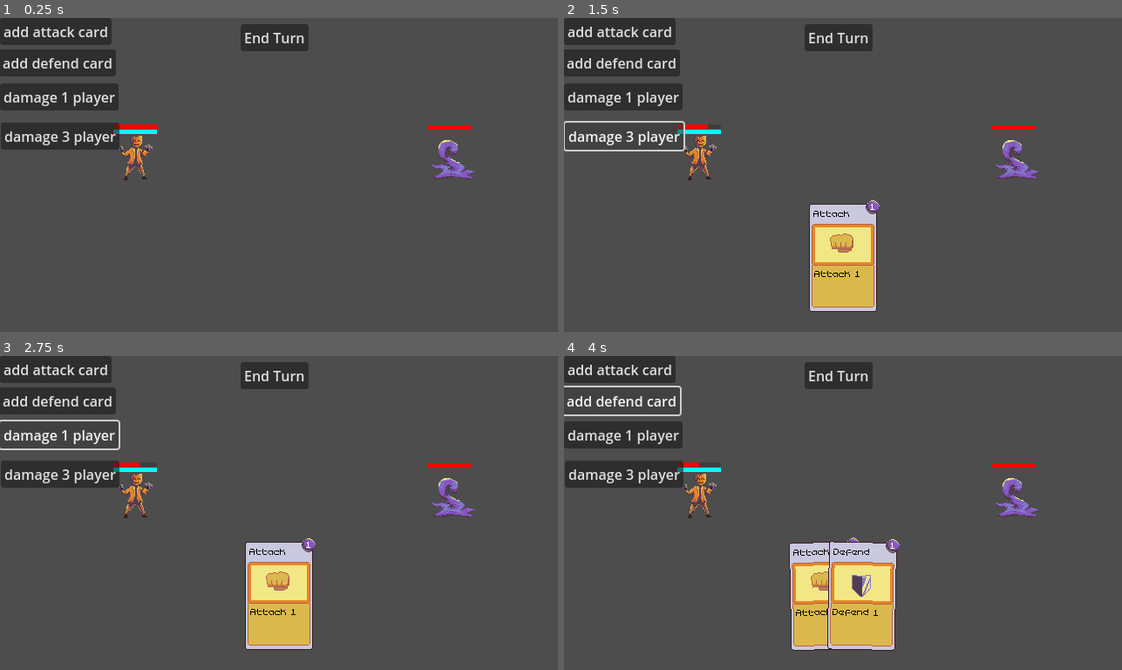
Above: before the commit, frames 1-4 (two rows, left to right).
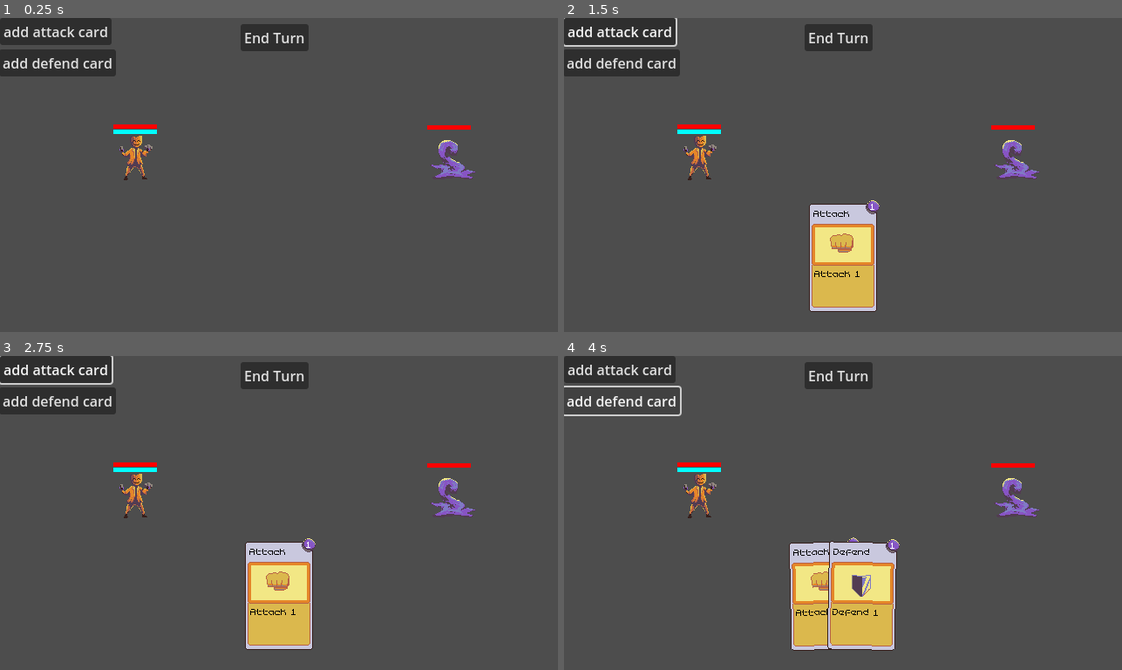
Above: after the commit, the same moments.

Repository: Webbly25/Card-Tutorial
Game: Godot game, scene res://scenes/main.tscn
Two runs of this game, one before a commit and one after it. Both use one fixed random seed, a clock stepped at 60 frames per second and the inputs below.
Inputs (mouse positions are in pixels of both pictures, inside the frame that each line leads up to):
- Up to frame 1 (0.25 s): no input
- Up to frame 2 (1.5 s): click "add attack card" at 0.5 s; click (625, 137) at 1.25 s, where only the run before the commit has a clickable "damage 3 player"
- Up to frame 3 (2.75 s): click (61, 434) at 2 s, where only the run before the commit has a clickable "damage 1 player"
- Up to frame 4 (4 s): click (625, 434) at 2.75 s, where only the run before the commit has a clickable "damage 1 player"; click "add defend card" at 3.5 s

The runs differ from the first frame. In frame 1, 3.5% of the frame differs, in the area x 0-22%, y 20-42%; in frame 2, 2.5%; in frame 3, 2.5%; in frame 4, 3.6%, in the area x 0-29%, y 20-42%.

Commit message:
feat: remove debug code

Diff:
--- a/scenes/main.tscn
+++ b/scenes/main.tscn
@@ -79,19 +79,6 @@
 
 [node name="Deck" parent="." instance=ExtResource("1_vfwxn")]
 
-[node name="Damage1Button" type="Button" parent="."]
-offset_top = 75.0
-offset_right = 123.0
-offset_bottom = 106.0
-text = "damage 1 player"
-
-[node name="Damage3Button" type="Button" parent="."]
-offset_left = 1.0
-offset_top = 120.0
-offset_right = 137.0
-offset_bottom = 151.0
-text = "damage 3 player"
-
 [node name="EndTurn" type="Button" parent="."]
 offset_left = 276.0
 offset_top = 7.0
@@ -100,6 +87,4 @@
 text = "End Turn"
 
 [connection signal="card_activated" from="Deck" to="." method="_on_deck_card_activated"]
-[connection signal="pressed" from="Damage1Button" to="." method="_on_damage_1_button_pressed"]
-[connection signal="pressed" from="Damage3Button" to="." method="_on_damage_3_button_pressed"]
 [connection signal="pressed" from="EndTurn" to="." method="_on_end_turn_pressed"]
--- a/scripts/main.gd
+++ b/scripts/main.gd
@@ -63,11 +63,5 @@
 	card.activate(payload)
 	$Deck.remove_card(card)
 
-func _on_damage_1_button_pressed():
-	$GameScreen/Player.take_damage(1)
-
-func _on_damage_3_button_pressed():
-	$GameScreen/Player.take_damage(3)
-
 func _on_end_turn_pressed():
 	game_controller.transition(GameController.GameState.ENEMY_TURN)
